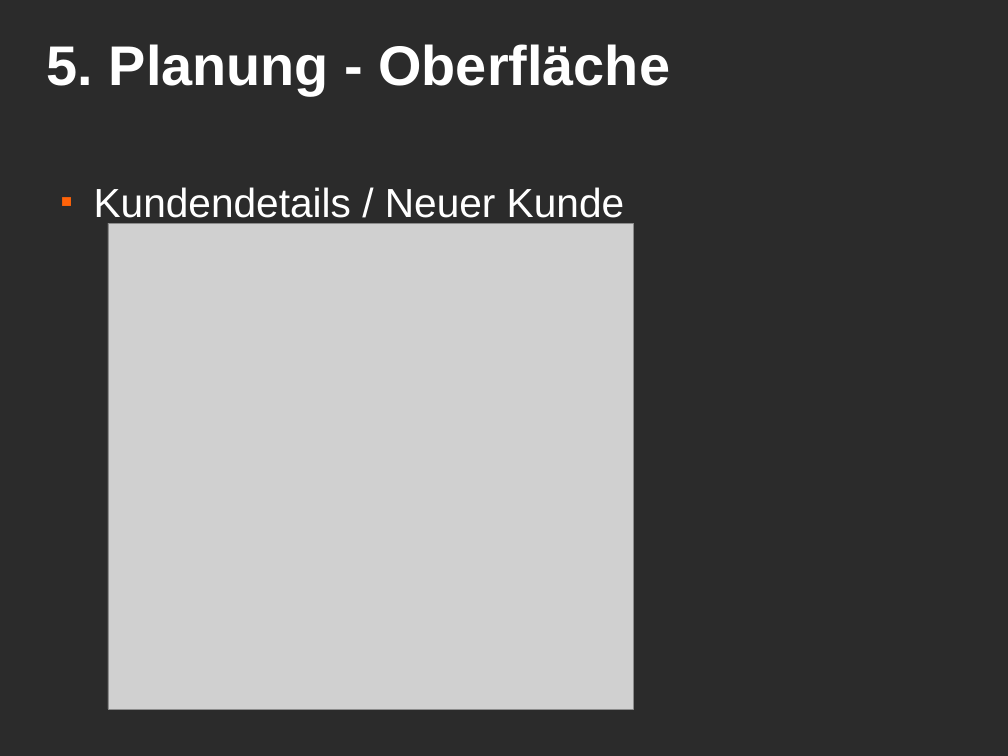
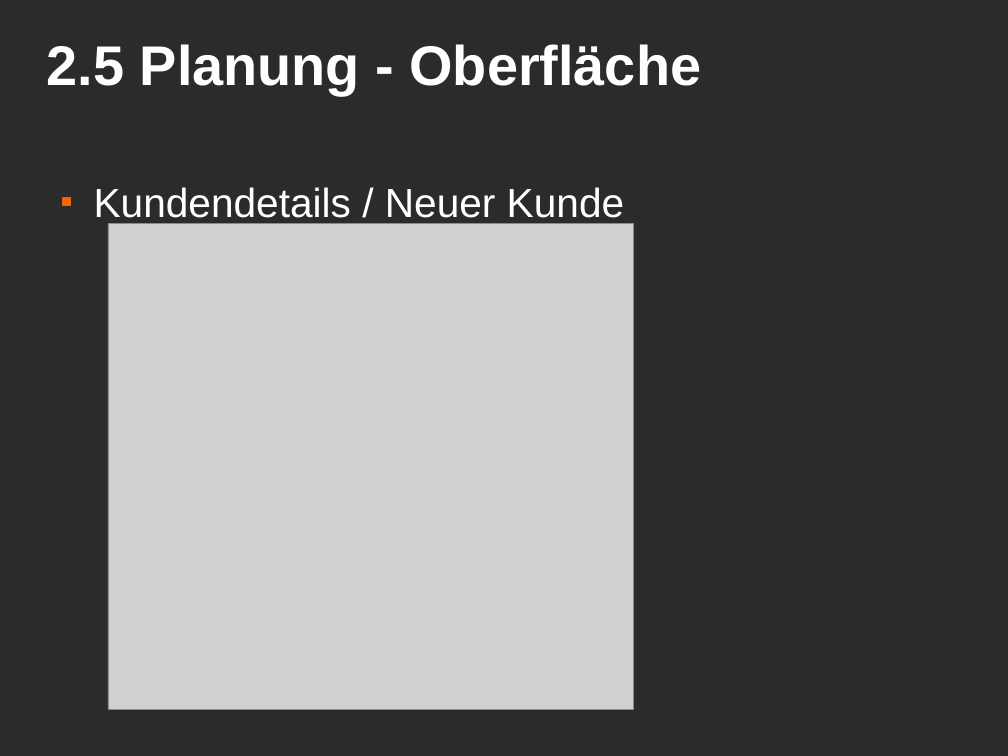
Before and after one commit to MacMuffin/Geldverleih, a slide deck: slide 9 of Geldverleih/geldverleih_präsi.odp. Drawn at 1008x756 pixels with LibreOffice and Linux fonts; fonts in the diff are those of the drawing; grey boxes stand for pictures; background and template pictures are left out; a plain dark background stands for a picture behind light text. Boxes give left, top, right and bottom in pixels: in the first picture for what was removed or moved away, otherwise in the second. Text is boxed around its words. In the diff, an @@ line names an element or a change of style, - is before the commit and + after.

```diff
--- a/Geldverleih/geldverleih_präsi.odp
+++ b/Geldverleih/geldverleih_präsi.odp
@@ title at bbox=[47, 44, 702, 95]: text changed @@
-5. Planung - Oberfläche
+2.5 Planung - Oberfläche
```
Also in this commit, not shown: 9 other slides changed, 9 other files.
